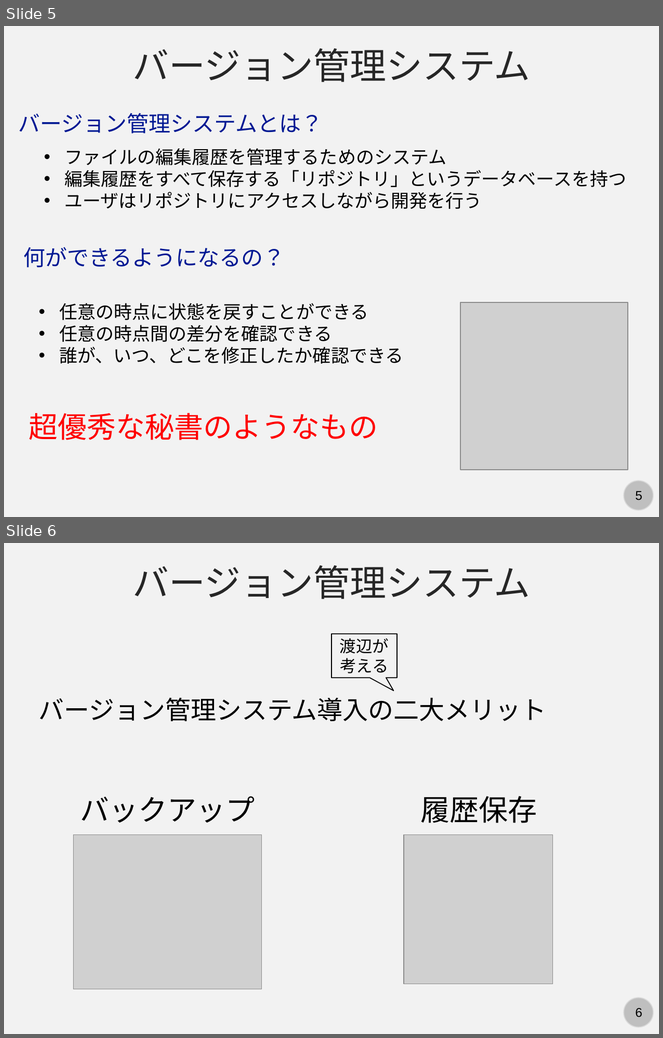
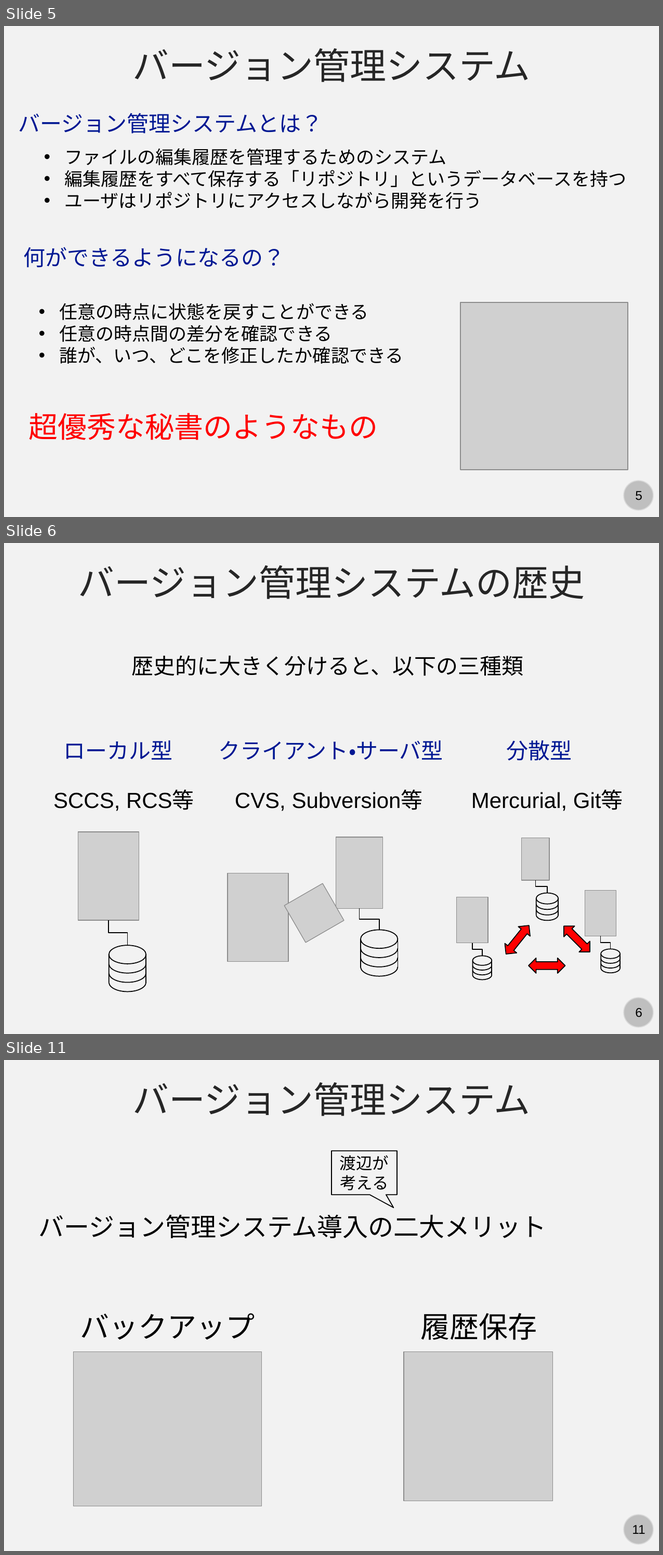
Before and after one commit to kaityo256/github, a slide deck: vcs/fig/slide.pptx. Shown one above the other, each under a label of ours: slides 5 and 6 before the commit, slides 5, 6 and 11 after it; the slides between them are not shown. The pictures are 663x1038 and 663x1555 pixels, drawn with LibreOffice and Linux fonts; fonts in the diff are those of the drawing; grey boxes stand for pictures. Boxes give left, top, right and bottom in pixels: in the first picture for what was removed or moved away, otherwise in the second. Text is boxed around its words. In the diff, an @@ line names an element or a change of style, - is before the commit and + after.

```diff
--- a/vcs/fig/slide.pptx
+++ b/vcs/fig/slide.pptx
@@ slide 6 added at (x1=4, y1=543, x2=659, y2=1034), background #F2F2F2; not listed: 2 template elements that a slide beside it also shows @@
@@ text added at (x1=78, y1=565, x2=585, y2=599), 40 pt, text #262626 @@
+バージョン管理システムの歴史
@@ text added at (x1=131, y1=655, x2=523, y2=676), 24 pt, text #000000 @@
+歴史的に大きく分けると、以下の三種類
@@ text added at (x1=64, y1=741, x2=173, y2=760), 24 pt, text #011893 @@
+ローカル型
@@ text added at (x1=219, y1=741, x2=443, y2=760), 24 pt, text #011893 @@
+クライアント・サーバ型
@@ text added at (x1=506, y1=741, x2=572, y2=761), 24 pt, text #011893 @@
+分散型
@@ text added at (x1=53, y1=791, x2=194, y2=811), 24 pt, text #000000 @@
+SCCS, RCS等
@@ text added at (x1=235, y1=791, x2=423, y2=811), 24 pt, text #000000 @@
+CVS, Subversion等
@@ text added at (x1=471, y1=791, x2=623, y2=811), 24 pt, text #000000 @@
+Mercurial, Git等
@@ picture added at (x1=78, y1=832, x2=139, y2=921) @@
@@ picture added at (x1=228, y1=873, x2=288, y2=962) @@
@@ picture added at (x1=285, y1=884, x2=345, y2=943) @@
@@ group added at (x1=521, y1=838, x2=559, y2=921): 3 arc (boxed as its full ellipse)s, 2 lines, 1 picture, 1 ellipse, 1 elbow line @@
@@ group added at (x1=336, y1=837, x2=398, y2=976): 3 arc (boxed as its full ellipse)s, 2 lines, 1 picture, 1 ellipse, 1 elbow line @@
@@ elbow line added from (108, 921) to (128, 945), #000000 1 pt @@
@@ left right arrow added at (x1=500, y1=921, x2=535, y2=959), fill #FF0000, outline #000000 1 pt @@
@@ left right arrow added at (x1=559, y1=921, x2=596, y2=957), fill #FF0000, outline #000000 1 pt @@
@@ group added at (x1=457, y1=898, x2=492, y2=980): 3 arc (boxed as its full ellipse)s, 2 lines, 1 picture, 1 ellipse, 1 elbow line @@
@@ group added at (x1=585, y1=891, x2=621, y2=974): 3 arc (boxed as its full ellipse)s, 2 lines, 1 picture, 1 ellipse, 1 elbow line @@
@@ group added at (x1=109, y1=945, x2=146, y2=992): 3 arc (boxed as its full ellipse)s, 2 lines, 1 ellipse @@
@@ left right arrow added at (x1=529, y1=958, x2=566, y2=974), fill #FF0000, outline #000000 1 pt @@
@@ what was slide 6 is now slide 11 @@
@@ page number at (x1=632, y1=1525, x2=645, y2=1534): text changed @@
-6
+11
```
Also in this commit, not shown: 4 slides changed, 7 other slides added.
